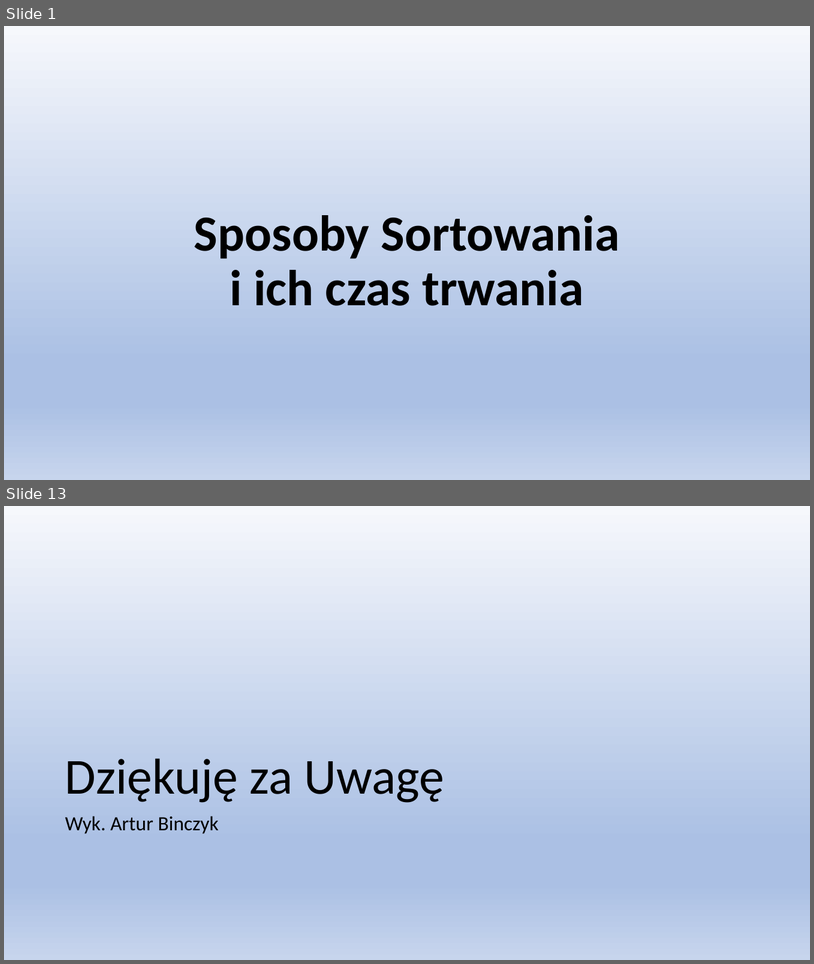
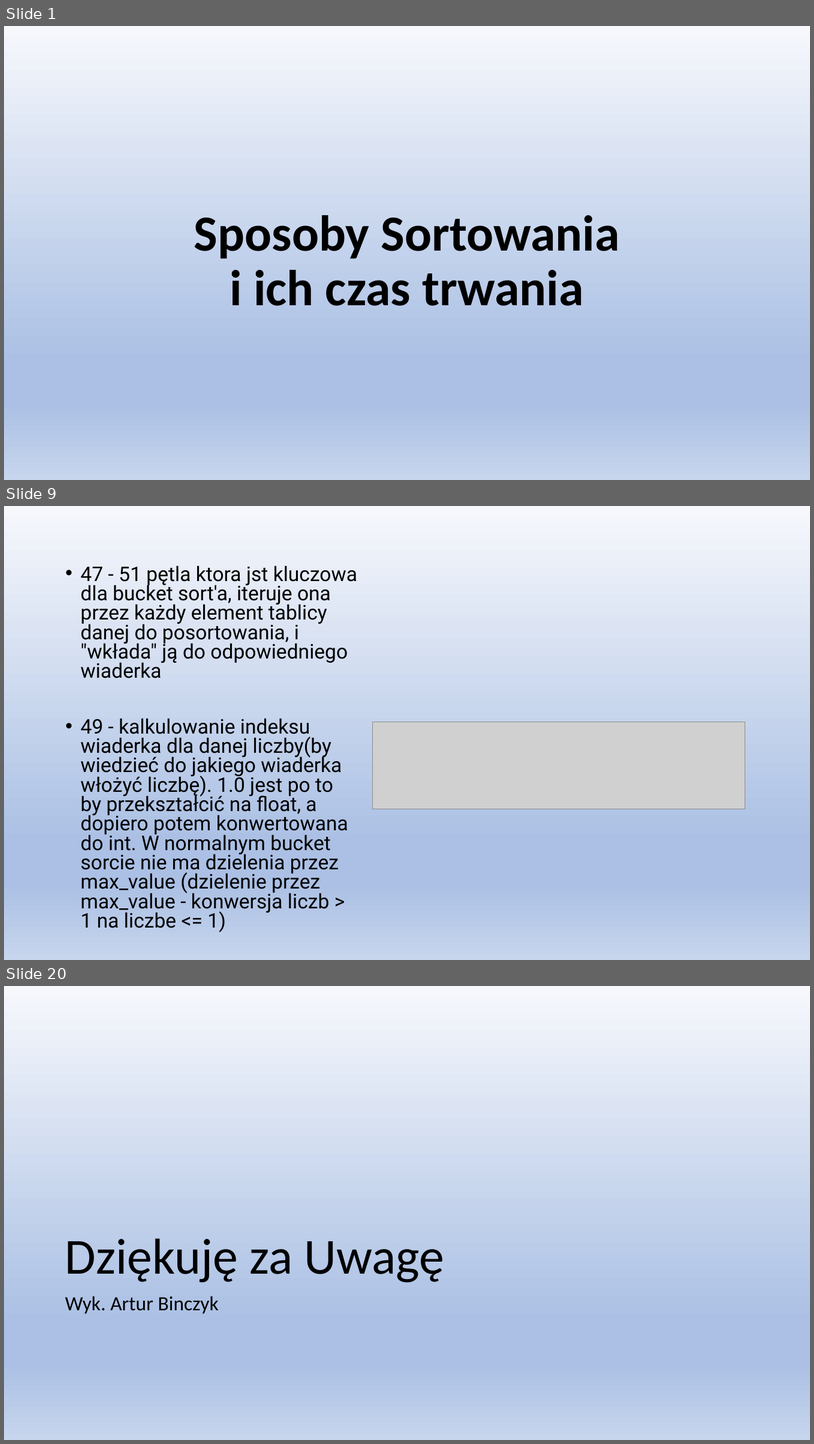
Before and after one commit to Binio77/Nowy-folder, a slide deck: Sposoby Sortowania.pptx. Shown one above the other, each under a label of ours: slides 1 and 13 before the commit, slides 1, 9 and 20 after it; the slides between them are not shown. The pictures are 814x964 and 814x1444 pixels, drawn with LibreOffice and Linux fonts; fonts in the diff are those of the drawing; grey boxes stand for pictures. Boxes give left, top, right and bottom in pixels: in the first picture for what was removed or moved away, otherwise in the second. Text is boxed around its words. In the diff, an @@ line names an element or a change of style, - is before the commit and + after.

```diff
--- a/Sposoby Sortowania.pptx
+++ b/Sposoby Sortowania.pptx
@@ slide 9 added at box(4, 506, 810, 960), background gradient #F6F8FC to #ABC0E4 to #C7D5ED @@
@@ text added at box(81, 565, 357, 928), 24.1 pt, text #000000 @@
+• 47 - 51 pętla ktora jst kluczowa dla bucket sort'a, iteruje ona przez każdy element tablicy danej do posortowania, i "wkłada" ją do odpowiedniego wiaderka
+• 49 - kalkulowanie indeksu wiaderka dla danej liczby(by wiedzieć do jakiego wiaderka włożyć liczbę). 1.0 jest po to by przekształcić na float, a dopiero potem konwertowana do int. W normalnym bucket sorcie nie ma dzielenia przez max_value (dzielenie przez max_value - konwersja liczb > 1 na liczbe <= 1)
@@ picture added at box(373, 721, 746, 808) @@
@@ what was slide 13 is now slide 20 @@
```
Also in this commit, not shown: 11 slides changed, 6 other slides added.
